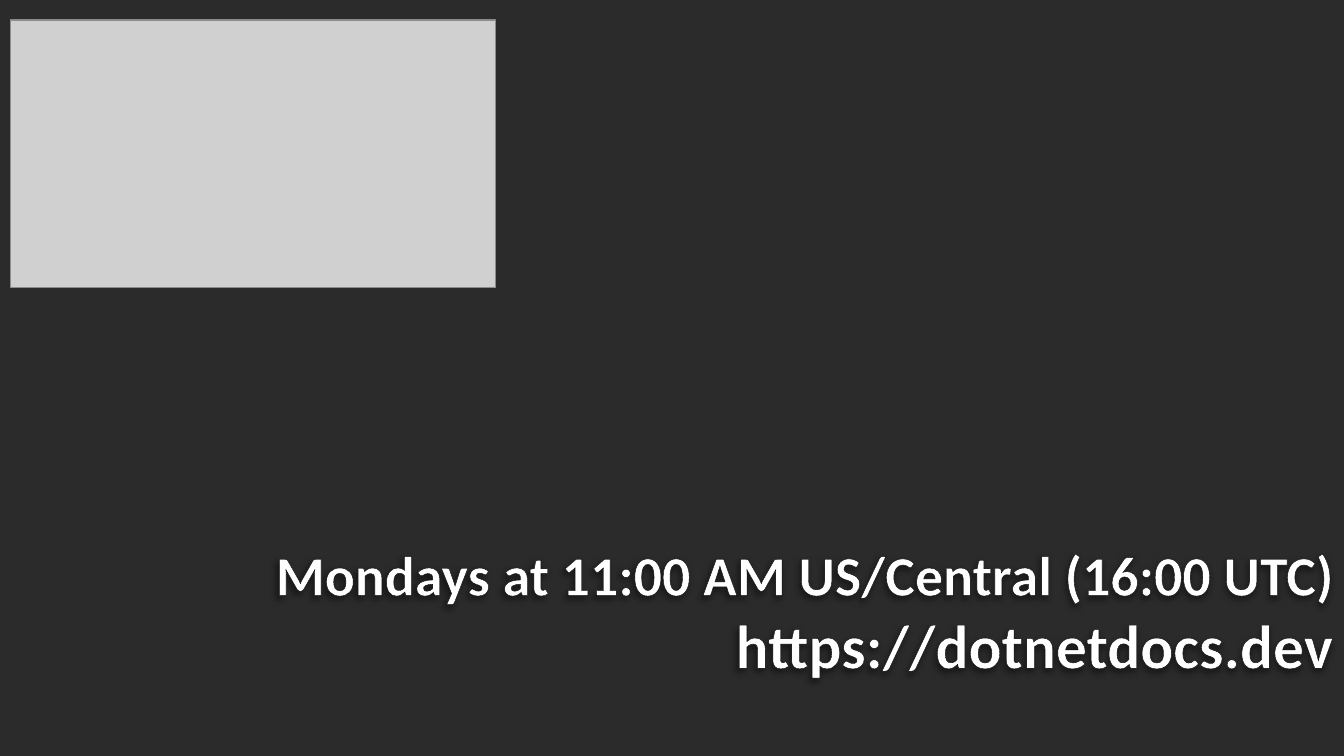
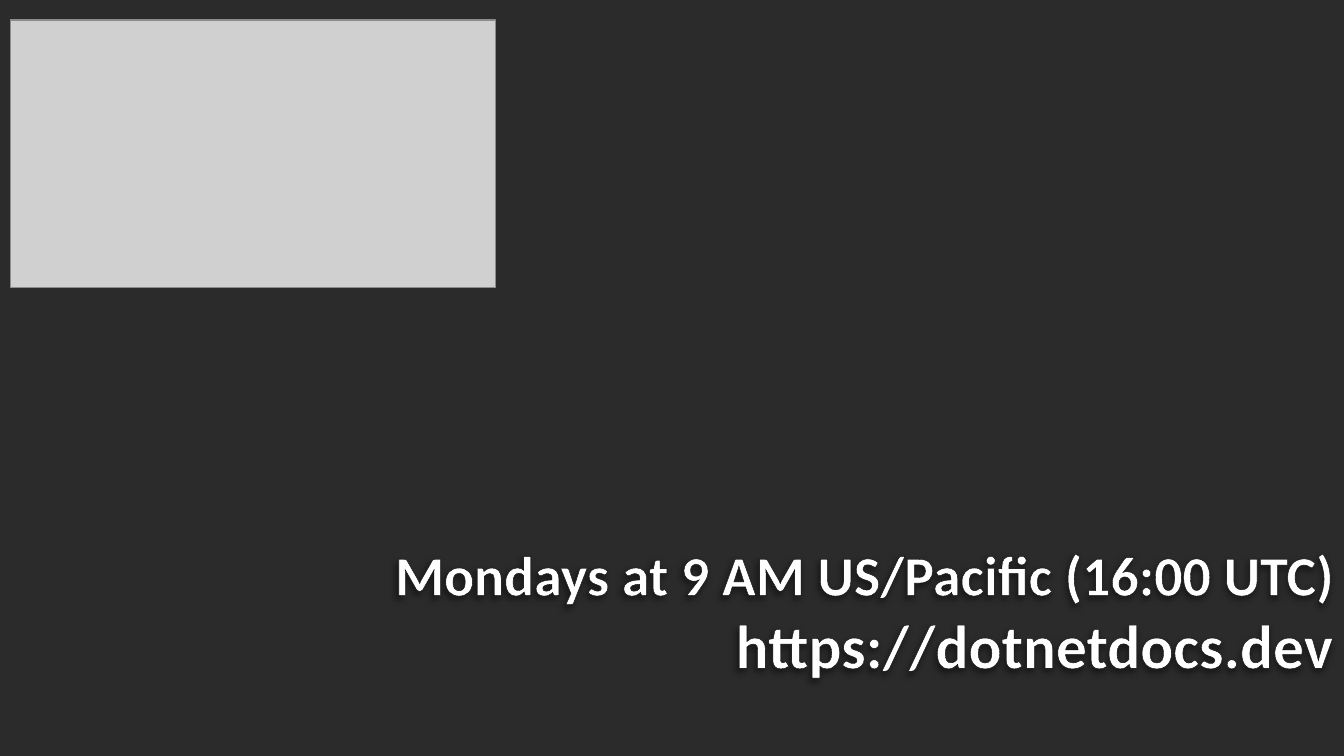
Before and after one commit to CamSoper/thedotnetdocs, a slide deck: slide 2 of media/bumpers/Bumpers.pptx. Drawn at 1344x756 pixels with LibreOffice and Linux fonts; fonts in the diff are those of the drawing; grey boxes stand for pictures; background and template pictures are left out; a plain dark background stands for a picture behind light text. Boxes give left, top, right and bottom in pixels: in the first picture for what was removed or moved away, otherwise in the second. Text is boxed around its words. In the diff, an @@ line names an element or a change of style, - is before the commit and + after.

```diff
--- a/media/bumpers/Bumpers.pptx
+++ b/media/bumpers/Bumpers.pptx
@@ text at bbox=[395, 555, 1334, 604]: text changed @@
-Mondays at 11:00 AM US/Central (16:00 UTC)
+Mondays at 9 AM US/Pacific (16:00 UTC)
```
Also in this commit, not shown: 3 other slides changed, 9 other files.
